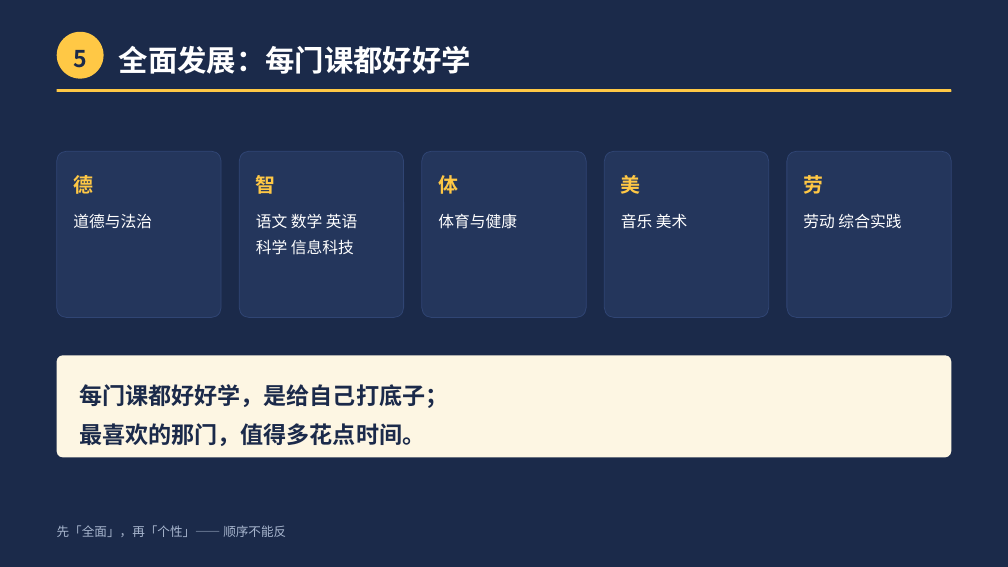
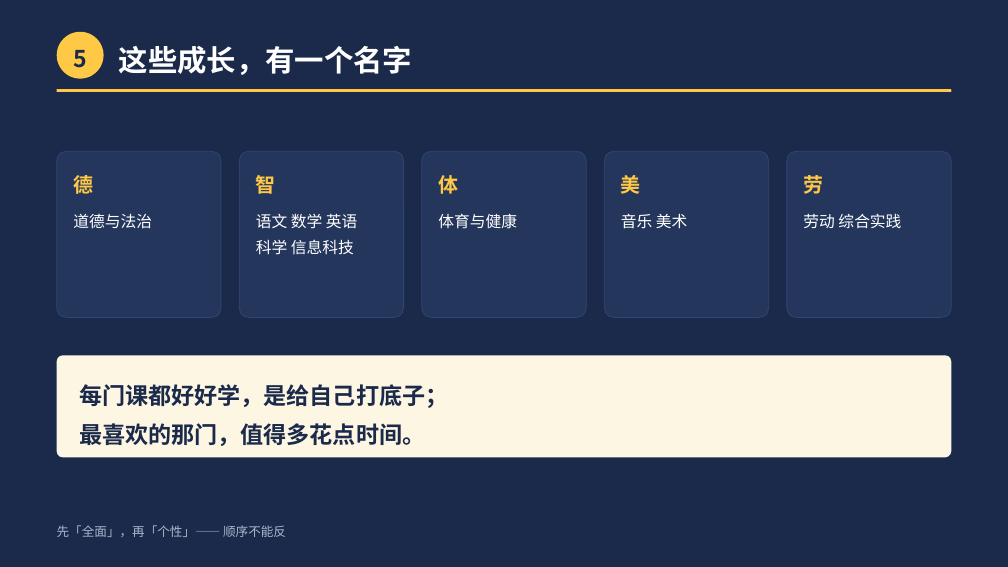
Before and after one commit to 201650545/chenzhou-ideology-competition, a slide deck: slide 18 of 4-要交的材料/第1课成品/第1课_课件.pptx (slide 27 before the commit). Drawn at 1008x567 pixels with LibreOffice and Linux fonts; fonts in the diff are those of the drawing. Boxes give left, top, right and bottom in pixels: in the first picture for what was removed or moved away, otherwise in the second. Text is boxed around its words. In the diff, an @@ line names an element or a change of style, - is before the commit and + after.

```diff
--- a/4-要交的材料/第1课成品/第1课_课件.pptx
+++ b/4-要交的材料/第1课成品/第1课_课件.pptx
@@ text at box(119, 46, 413, 75): text changed @@
-全面发展：每门课都好好学
+这些成长，有一个名字
```
Also in this commit, not shown: 14 other slides changed, 1 slide added, 2 slides removed, 21 other files.
